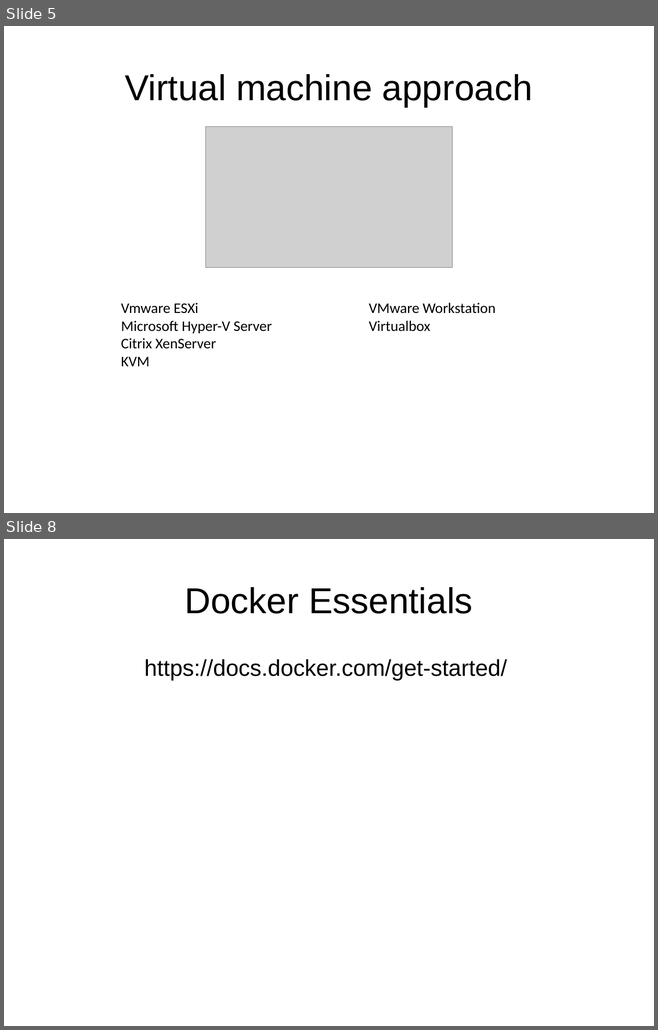
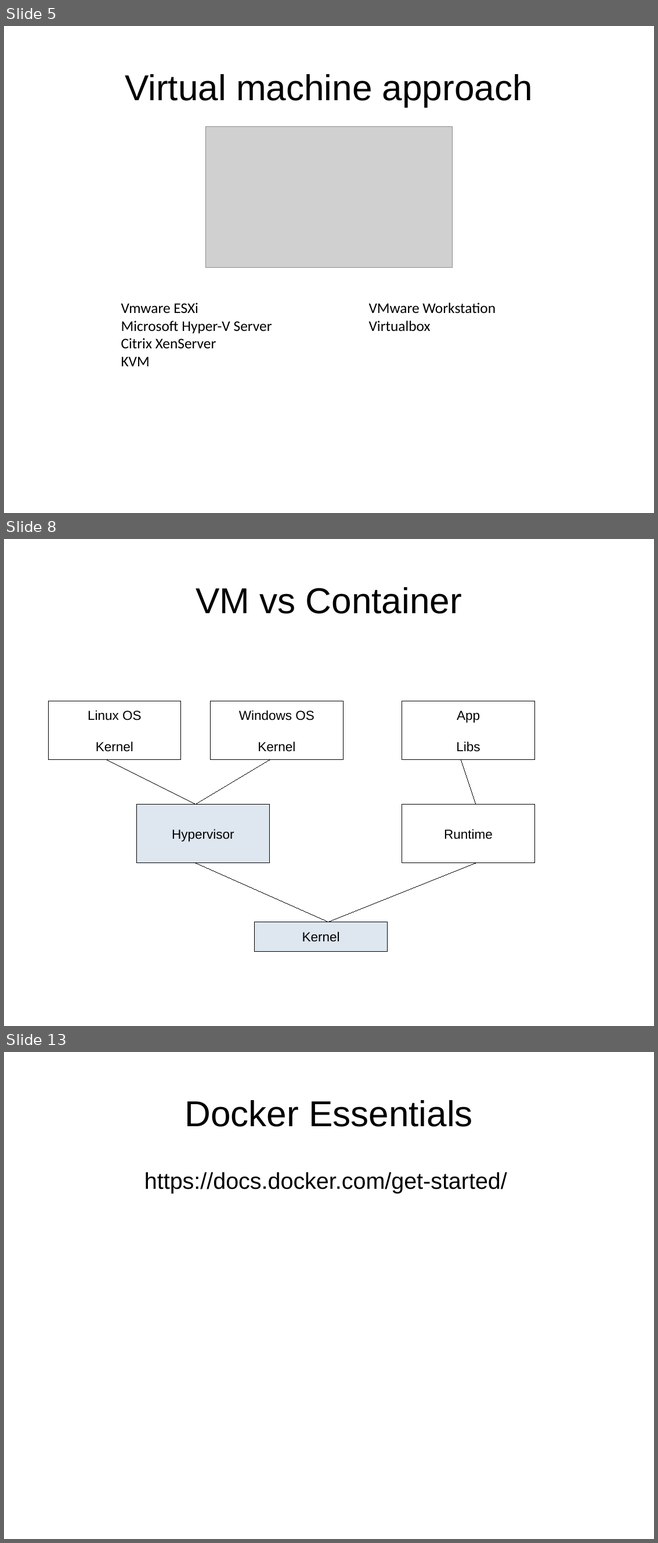
Before and after one commit to j-avdeev/DevOps, a slide deck: Lec presentations/DevOps - lec2 - RAID VM Docker.odp. Shown one above the other, each under a label of ours: slides 5 and 8 before the commit, slides 5, 8 and 13 after it; the slides between them are not shown. The pictures are 658x1030 and 658x1543 pixels, drawn with LibreOffice and Linux fonts; fonts in the diff are those of the drawing; grey boxes stand for pictures. Boxes give left, top, right and bottom in pixels: in the first picture for what was removed or moved away, otherwise in the second. Text is boxed around its words. In the diff, an @@ line names an element or a change of style, - is before the commit and + after.

Commit message:
upd RAID VM Docker ppt - about Containers

```diff
--- a/Lec presentations/DevOps - lec2 - RAID VM Docker.odp
+++ b/Lec presentations/DevOps - lec2 - RAID VM Docker.odp
@@ slide 8 added at <box>4,539,654,1026</box>, background #FFFFFF @@
@@ title added at <box>195,587,462,614</box>, 44 pt, text #000000 @@
+VM vs Container
@@ rectangle added at <box>48,701,181,760</box>, fill #FFFFFF, outline #000000 0 pt, 16 pt, text #000000 @@
+Linux OS
+Kernel
@@ rectangle added at <box>210,701,343,760</box>, fill #FFFFFF, outline #000000 0 pt, 16 pt, text #000000 @@
+Windows OS
+Kernel
@@ rectangle added at <box>402,701,535,760</box>, fill #FFFFFF, outline #000000 0 pt, 16 pt, text #000000 @@
+App
+Libs
@@ line added from (107, 760) to (195, 804), #000000 0 pt @@
@@ line added from (269, 760) to (195, 804), #000000 0 pt @@
@@ line added from (461, 760) to (476, 804), #000000 0 pt @@
@@ rectangle added at <box>137,804,269,863</box>, fill #DEE6EF, outline #000000 0 pt, 16 pt, text #000000 @@
+Hypervisor
@@ rectangle added at <box>402,804,535,863</box>, fill #FFFFFF, outline #000000 0 pt, 16 pt, text #000000 @@
+Runtime
@@ line added from (195, 863) to (328, 922), #000000 0 pt @@
@@ line added from (476, 863) to (328, 922), #000000 0 pt @@
@@ rectangle added at <box>255,922,387,951</box>, fill #DEE6EF, outline #000000 0 pt, 16 pt, text #000000 @@
+Kernel
@@ what was slide 8 is now slide 13 @@
```
Also in this commit, not shown: 2 slides changed, 4 other slides added, 2 other files.
